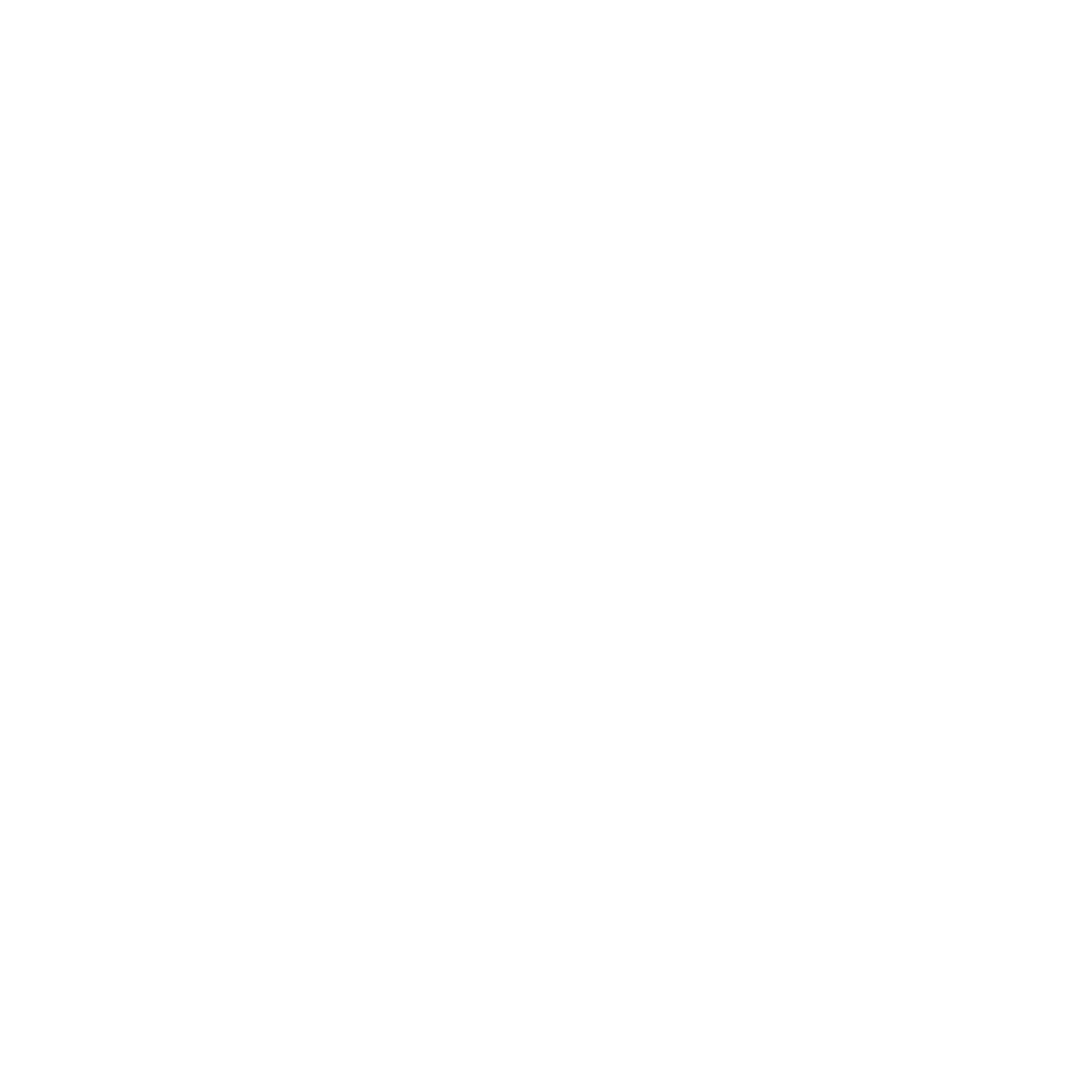
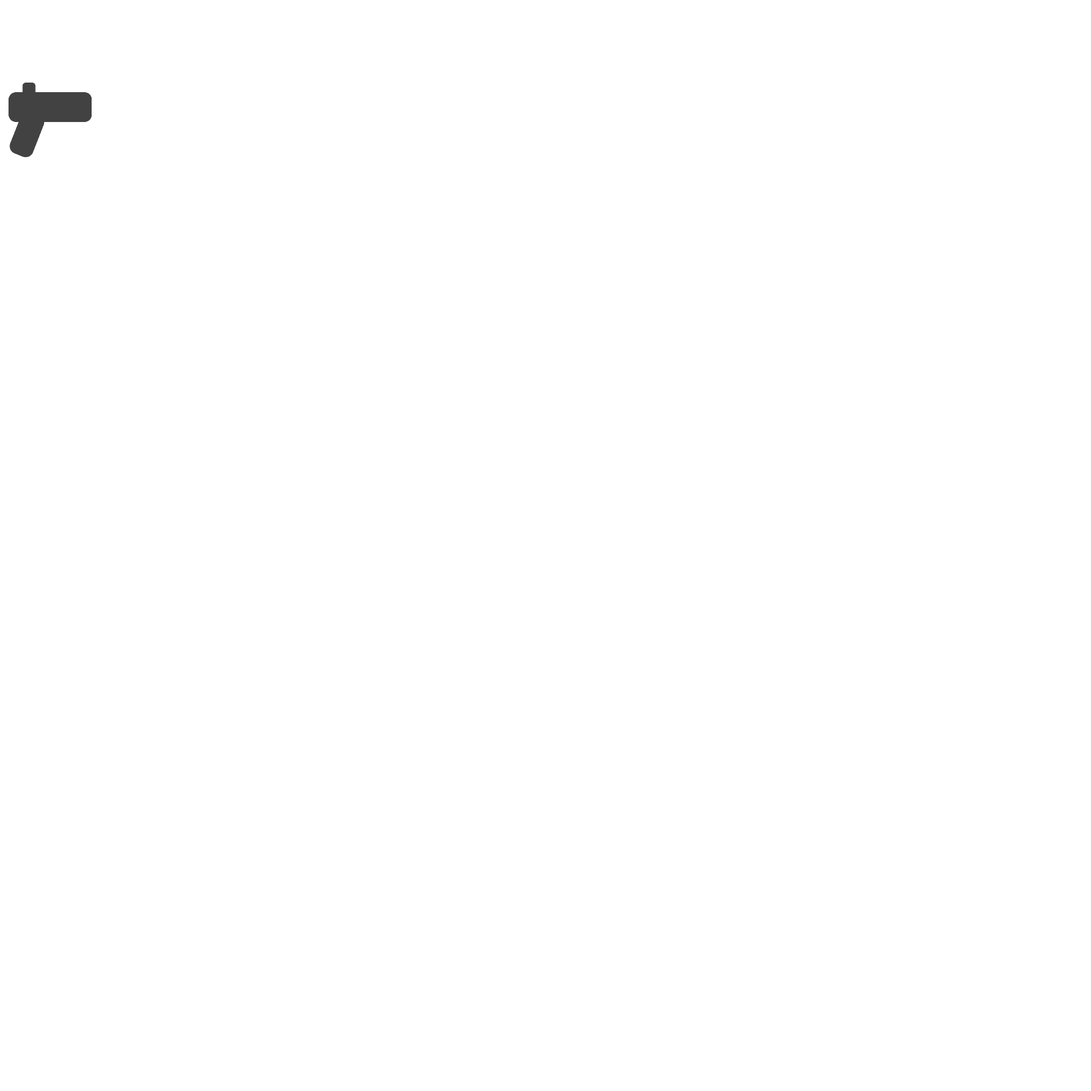
Revision of a layered 1091px x 1091px image; what changed, layer by layer:
added layer "Layer 9" above "Layer 7" over [8, 82, 92, 158]
